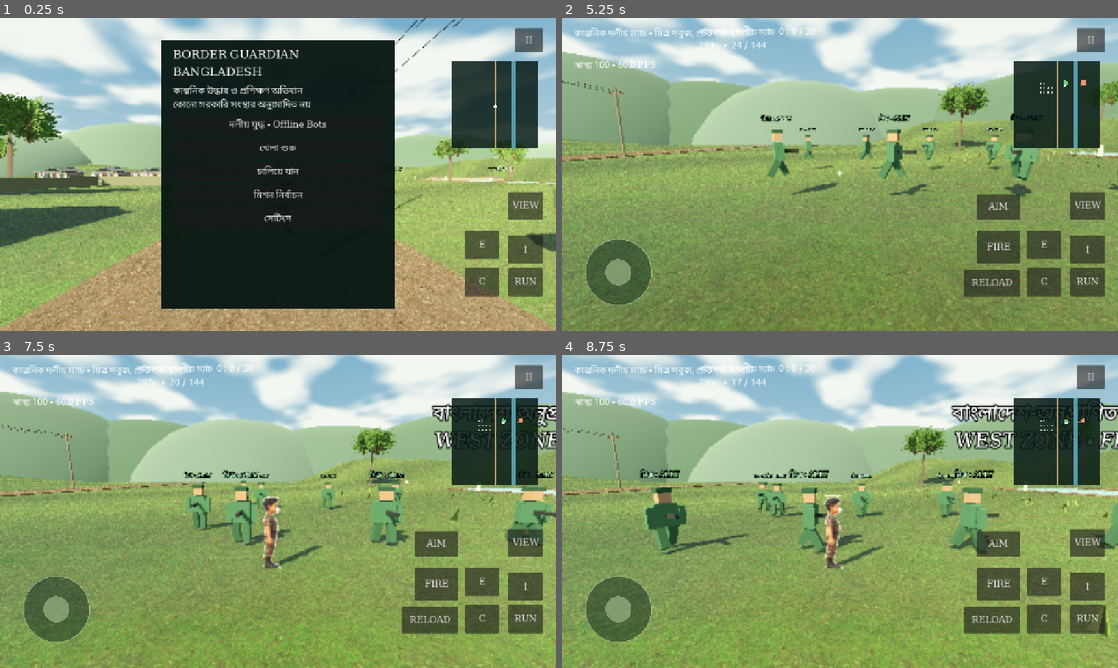
Above: before the commit, frames 1-4 (two rows, left to right).
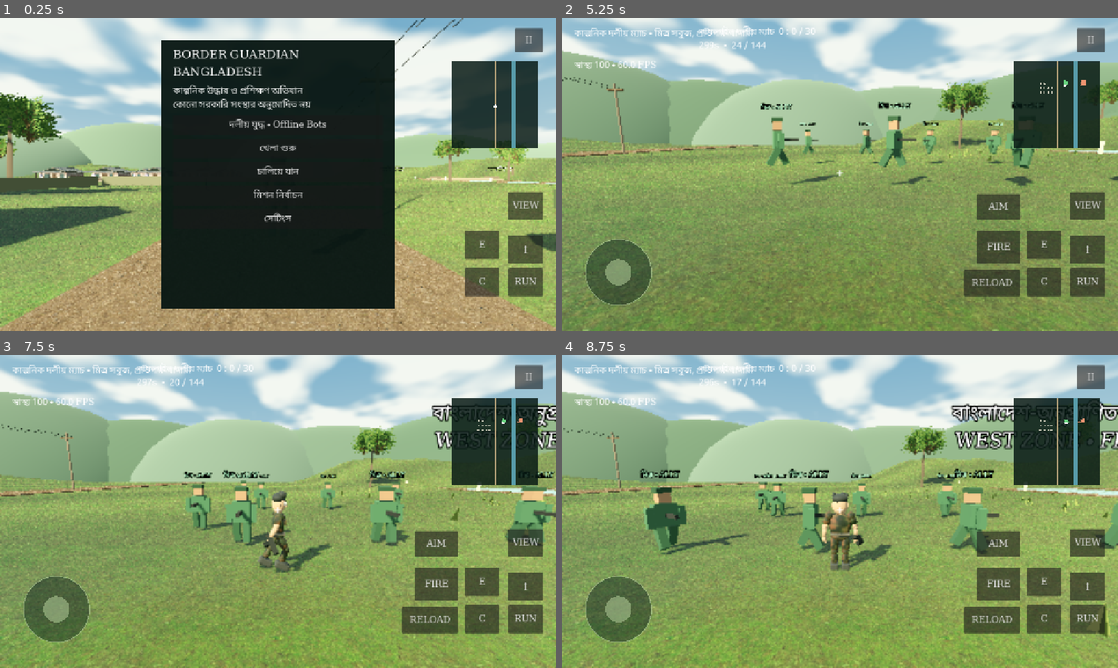
Above: after the commit, the same moments.

Repository: Mr04Nazmul/bgb-border-guardian
Game: Godot game, scene res://main.tscn
Same seed, same stepped clock (60 frames per second), same inputs: the game is played once before the commit and once after it.
Inputs (mouse positions are in pixels of both pictures, inside the frame that each line leads up to):
- Up to frame 1 (0.25 s): no input
- Up to frame 2 (5.25 s): click "II" at 0.5 s; click "↥" at 1.25 s; click "C" at 2 s; click "RUN" at 2.75 s; click "E" at 3.5 s; click "VIEW" at 4.25 s; click "দলীয় যুদ্ধ • Offline Bots" at 5 s
- Up to frame 3 (7.5 s): tap Enter at 5.75 s; move the mouse to (400, 495) at 5.77 s; hold D 5.78-6.5 s; tap C at 5.85 s; click (400, 495) at 5.92 s; tap Space at 6.02 s; drag from (166, 527) to (250, 574) at 6.52 s; move the mouse to (333, 442) at 7.27 s; hold D from 7.28 s (still down); tap V at 7.35 s
- Up to frame 4 (8.75 s): release D at 8 s; drag from (812, 574) to (673, 464) at 8.02 s

The runs differ from the first frame. In frame 2, 10% of the frame differs, in the area x 0-100%, y 10-100%; in frame 3, 1.1%; in frame 4, 1.3%.

Commit message:
Replace picture-card Rafi with a solid skinned 3D rig and seven gameplay animations

Diff:
--- a/project.godot
+++ b/project.godot
@@ -3,7 +3,7 @@
 config/name="BGB – Border Guardian Bangladesh"
 run/main_scene="res://main.tscn"
 config/features=PackedStringArray("4.6", "GL Compatibility")
-config/version="0.3.1"
+config/version="0.4.0"
 [display]
 window/size/viewport_width=1280
 window/size/viewport_height=720
--- a/scripts/game.gd
+++ b/scripts/game.gd
@@ -553,7 +553,7 @@
 	touch.move_axis = Vector2.ZERO
 	player.crouched = true
 	await get_tree().physics_frame
-	assert(player.visual.scale.y<1)
+	assert(player.body_collision.shape.height<1.75)
 	player.crouched = false
 	player.position = jeep.position+Vector3(3,0,0)
 	interact()
--- a/scripts/player.gd
+++ b/scripts/player.gd
@@ -16,33 +16,50 @@
 var arm: SpringArm3D
 var camera: Camera3D
 var avatar: Node3D
-var front_card: Node3D
-var back_card: Node3D
-var side_card: Node3D
+var animation_player: AnimationPlayer
+var skeleton: Skeleton3D
+var body_collision: CollisionShape3D
+var animation_state := "idle"
 
 func _ready() -> void:
 	var shape := CollisionShape3D.new()
 	var capsule := CapsuleShape3D.new()
 	capsule.radius = 0.32
 	capsule.height = 1.75
+	body_collision = shape
 	shape.shape = capsule
 	shape.position.y = 0.9
 	add_child(shape)
 	visual = Node3D.new()
 	add_child(visual)
-	avatar = preload("res://assets/characters/rafi/bgb-rafi-v3.glb").instantiate()
-	avatar.name = "RafiMainCharacter"
-	# Uploaded GLB uses Z as its height axis; convert to Godot's Y-up world.
-	avatar.rotation.x = -PI/2
+	avatar = preload("res://assets/characters/rafi_rig/rafi_rig.glb").instantiate()
+	avatar.name = "RafiRiggedMainCharacter"
+	# Blender's -Y facing direction exports as glTF +Z; turn toward Godot -Z.
+	avatar.rotation.y = PI
 	visual.add_child(avatar)
-	front_card = avatar.find_child("RafiFront",true,false)
-	back_card = avatar.find_child("RafiBack",true,false)
-	side_card = avatar.find_child("RafiSide",true,false)
-	weapon=Node3D.new()
-	visual.add_child(weapon)
-	part(Vector3(0.23,1.2,-0.38),Vector3(0.13,0.14,0.8),Color("30352e"),weapon)
-	part(Vector3(0.23,1.08,-0.3),Vector3(0.1,0.2,0.12),Color("282d28"),weapon)
+	animation_player = avatar.find_child("AnimationPlayer",true,false)
+	skeleton = avatar.find_child("Skeleton3D",true,false)
+	for clip in ["idle","walk","run","crouch","aim"]:
+		animation_player.get_animation(clip).loop_mode = Animation.LOOP_LINEAR
+	animation_player.callback_mode_process = AnimationMixer.ANIMATION_CALLBACK_MODE_PROCESS_MANUAL
+	# Calibrate the prop to the animated hand, rather than attaching it to the torso.
+	animation_player.play("aim")
+	animation_player.advance(0)
+	skeleton.force_update_all_bone_transforms()
+	var hand_index := skeleton.find_bone("hand.R")
+	var hand_pose := skeleton.get_bone_global_pose(hand_index)
+	var attachment := BoneAttachment3D.new()
+	attachment.bone_name = "hand.R"
+	skeleton.add_child(attachment)
+	weapon = Node3D.new()
+	weapon.name = "AnimatedTrainingProp"
+	attachment.add_child(weapon)
+	weapon.transform = hand_pose.affine_inverse()*Transform3D(Basis(Vector3.UP,PI),hand_pose.origin+Vector3(0,0,0.16))
+	part(Vector3.ZERO,Vector3(0.10,0.12,0.5),Color("30352e"),weapon)
+	part(Vector3(0,-0.1,0.05),Vector3(0.08,0.16,0.10),Color("252b26"),weapon)
 	weapon.hide()
+	animation_player.play("idle")
+	animation_player.advance(0)
 	pivot = Node3D.new()
 	pivot.position.y = 1.5
 	add_child(pivot)
@@ -67,7 +84,7 @@
 	parent.add_child(m)
 
 func _physics_process(dt: float) -> void:
-	weapon.visible = false
+	weapon.visible = is_instance_valid(get_parent().combat) and get_parent().combat.active
 	if get_parent().paused or not get_parent().playing:
 		return
 	if is_instance_valid(get_parent().combat) and get_parent().combat.active and get_parent().combat.respawn_left>0:
@@ -75,6 +92,13 @@
 		return
 	if driving:
 		return
+	if not crouched and body_collision.shape.height < 1.7:
+		var q := PhysicsRayQueryParameters3D.create(global_position+Vector3(0,1.1,0),global_position+Vector3(0,1.85,0))
+		q.exclude=[get_rid()]
+		if not get_world_3d().direct_space_state.intersect_ray(q).is_empty():crouched=true
+	body_collision.shape.height=1.15 if crouched else 1.75
+	body_collision.position.y=0.6 if crouched else 0.9
+	pivot.position.y=1.05 if crouched else 1.5
 	var axis := stick
 	axis += Vector2(float(Input.is_physical_key_pressed(KEY_D))-float(Input.is_physical_key_pressed(KEY_A)),float(Input.is_physical_key_pressed(KEY_S))-float(Input.is_physical_key_pressed(KEY_W)))
 	axis = axis.limit_length()
@@ -95,19 +119,22 @@
 	pivot.rotation = Vector3(pitch,yaw,0)
 	arm.spring_length = 0.1 if first_person else 5.5
 	visual.visible = not first_person
-	visual.scale.y = 0.65 if crouched else 1.0
-	if dir.length() > 0.1:
-		visual.rotation.y = lerp_angle(visual.rotation.y,atan2(-dir.x,-dir.z),dt*12)
-		phase += dt*speed*2
-		avatar.position.y = absf(sin(phase))*0.025
-	else:
-		avatar.position.y = lerpf(avatar.position.y,0,dt*10)
-	update_avatar_view()
+	visual.scale = Vector3.ONE
+	var arena = get_parent().combat
+	if is_instance_valid(arena) and arena.active and (arena.aim or arena.fire_held or arena.reload_left>0 or arena.shot_left>0):
+		visual.rotation.y=lerp_angle(visual.rotation.y,yaw,dt*12)
+	elif dir.length()>0.1:
+		visual.rotation.y=lerp_angle(visual.rotation.y,atan2(-dir.x,-dir.z),dt*12)
+	var clip := "idle"
+	if not is_on_floor():clip="jump"
+	elif crouched:clip="crouch"
+	elif is_instance_valid(arena) and arena.active and arena.reload_left>0:clip="reload"
+	elif is_instance_valid(arena) and arena.active and (arena.aim or arena.fire_held or arena.shot_left>0):clip="aim"
+	elif axis.length()>0.1:clip="run" if sprint else "walk"
+	play_animation(clip,dt)
 
-func update_avatar_view() -> void:
-	if not is_instance_valid(camera):return
-	var direction := visual.to_local(camera.global_position)
-	var side := absf(direction.x)>absf(direction.z)
-	front_card.visible = not side and direction.z<0
-	back_card.visible = not side and direction.z>=0
-	side_card.visible = side
+func play_animation(clip: String,dt: float) -> void:
+	if clip!=animation_state:
+		animation_state=clip
+		animation_player.play(clip,0.12)
+	animation_player.advance(dt)
--- a/tests/rafi_check.gd
+++ b/tests/rafi_check.gd
@@ -1,36 +1,69 @@
 extends SceneTree
 func _initialize() -> void: run.call_deferred()
 func run() -> void:
-	var game = load("res://main.tscn").instantiate()
+	var game=load("res://main.tscn").instantiate()
 	root.add_child(game)
 	var player: CharacterBody3D=game.player
-	assert(player.avatar.name=="RafiMainCharacter")
-	assert(player.front_card!=null and player.back_card!=null and player.side_card!=null)
-	var front: MeshInstance3D=player.front_card
-	var local_top: Vector3=player.avatar.transform*(front.get_aabb().position+front.get_aabb().size)
-	assert(local_top.y>1.8 and local_top.y<2.0,"Uploaded Z-up character must stand upright at 1.9 m")
-	player.camera.global_position=player.visual.to_global(Vector3(0,1.4,5))
-	player.update_avatar_view()
-	assert(player.back_card.visible and not player.front_card.visible and not player.side_card.visible)
-	player.camera.global_position=player.visual.to_global(Vector3(0,1.4,-5))
-	player.update_avatar_view()
-	assert(player.front_card.visible and not player.back_card.visible)
-	player.camera.global_position=player.visual.to_global(Vector3(5,1.4,0))
-	player.update_avatar_view()
-	assert(player.side_card.visible and not player.front_card.visible and not player.back_card.visible)
+	assert(player.avatar.name=="RafiRiggedMainCharacter")
+	assert(player.skeleton.get_bone_count()==17)
+	var body: MeshInstance3D=player.avatar.find_child("RafiSolidBody",true,false)
+	assert(body.skin!=null and body.skin.get_bind_count()>=17,"Solid mesh must be skinned")
+	assert(body.mesh.get_aabb().size.z>0.3,"Character must have volume, not a flat picture plane")
+	for clip in ["idle","walk","run","jump","crouch","aim","reload"]:
+		assert(player.animation_player.has_animation(clip))
+		assert(player.animation_player.get_animation(clip).get_track_count()>0)
+	var thigh: int=player.skeleton.find_bone("thigh.L")
+	player.animation_player.play("walk",0)
+	player.animation_player.advance(0.25)
+	var walking: Quaternion=player.skeleton.get_bone_pose_rotation(thigh)
+	assert(not walking.is_equal_approx(Quaternion.IDENTITY),"Walk clip must move a leg bone")
+	player.animation_player.play("run",0)
+	player.animation_player.advance(0.15)
+	assert(not player.skeleton.get_bone_pose_rotation(thigh).is_equal_approx(walking))
 	game.start_mission(0)
 	for i in 60:await physics_frame
 	assert(player.is_on_floor())
-	assert(player.avatar.is_visible_in_tree())
+	game.touch.move_axis=Vector2(0,-1)
+	for i in 15:await physics_frame
+	assert(player.animation_state=="walk")
+	player.running=true
+	for i in 15:await physics_frame
+	assert(player.animation_state=="run")
+	game.touch.move_axis=Vector2.ZERO
+	player.running=false
+	player.jump_requested=true
+	for i in 3:await physics_frame
+	assert(player.animation_state=="jump")
+	for i in 65:await physics_frame
+	player.crouched=true
+	for i in 15:await physics_frame
+	assert(player.animation_state=="crouch" and player.body_collision.shape.height<1.75)
+	player.crouched=false
+	game.combat.start_match()
+	for i in 60:await physics_frame
+	game.combat.aim=true
+	for i in 5:await physics_frame
+	assert(player.animation_state=="aim" and player.weapon.visible)
+	game.combat.ammo=1
+	game.combat.reload_weapon()
+	for i in 5:await physics_frame
+	assert(player.animation_state=="reload")
+	game.paused=true
+	var time: float=player.animation_player.current_animation_position
+	for i in 8:await physics_frame
+	assert(is_equal_approx(time,player.animation_player.current_animation_position),"Pause must freeze animation")
+	game.paused=false
+	game.combat.stop_match()
+	game.start_mission(0)
 	player.first_person=true
 	for i in 3:await physics_frame
-	assert(not player.visual.visible,"First-person view must not obscure camera")
+	assert(not player.visual.visible)
 	player.first_person=false
 	for i in 3:await physics_frame
 	assert(player.visual.visible)
 	game.settings_menu()
 	game.load_game(false)
 	game.queue_free()
-	for i in 3:await process_frame
-	print("RAFI PASS: uploaded model, upright scale, directional views, terrain landing, first/third-person visibility and settings/save compatibility")
+	for i in 20:await process_frame
+	print("RAFI PASS: full-volume skinned body, 17 bones, seven clips, animated leg poses, walk/run/jump/crouch/aim/reload control transitions, pause, camera and save/settings compatibility")
 	quit()
Binary file added: assets/characters/rafi_rig/original_camo.png
Not shown, added: assets/characters/rafi_rig/original_camo.png.import
Binary file added: assets/characters/rafi_rig/rafi_rig.glb
Not shown, added: assets/characters/rafi_rig/rafi_rig.glb.import
Binary file added: assets/characters/rafi_rig/rafi_rig_original_camo.png
Not shown, added: assets/characters/rafi_rig/rafi_rig_original_camo.png.import
